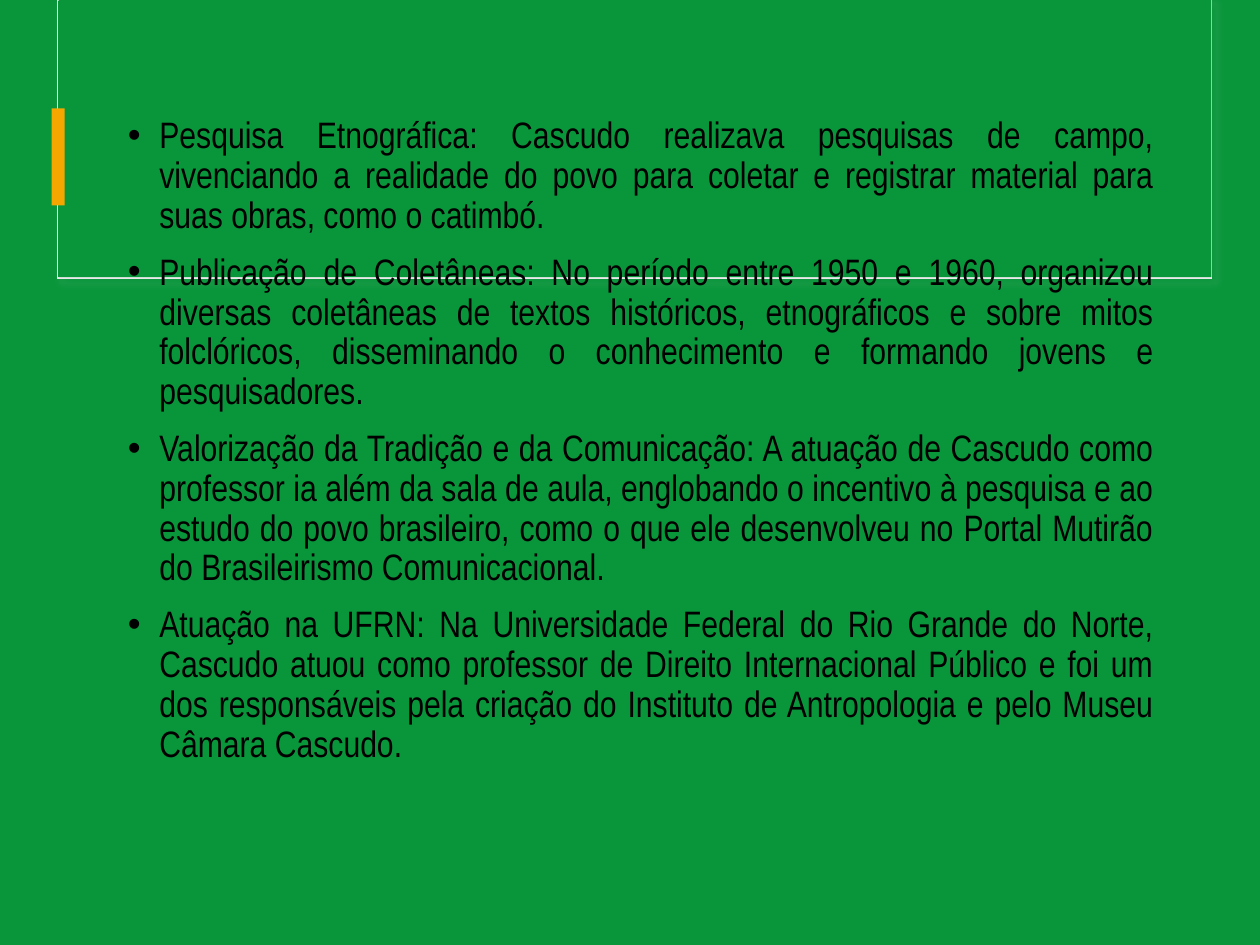
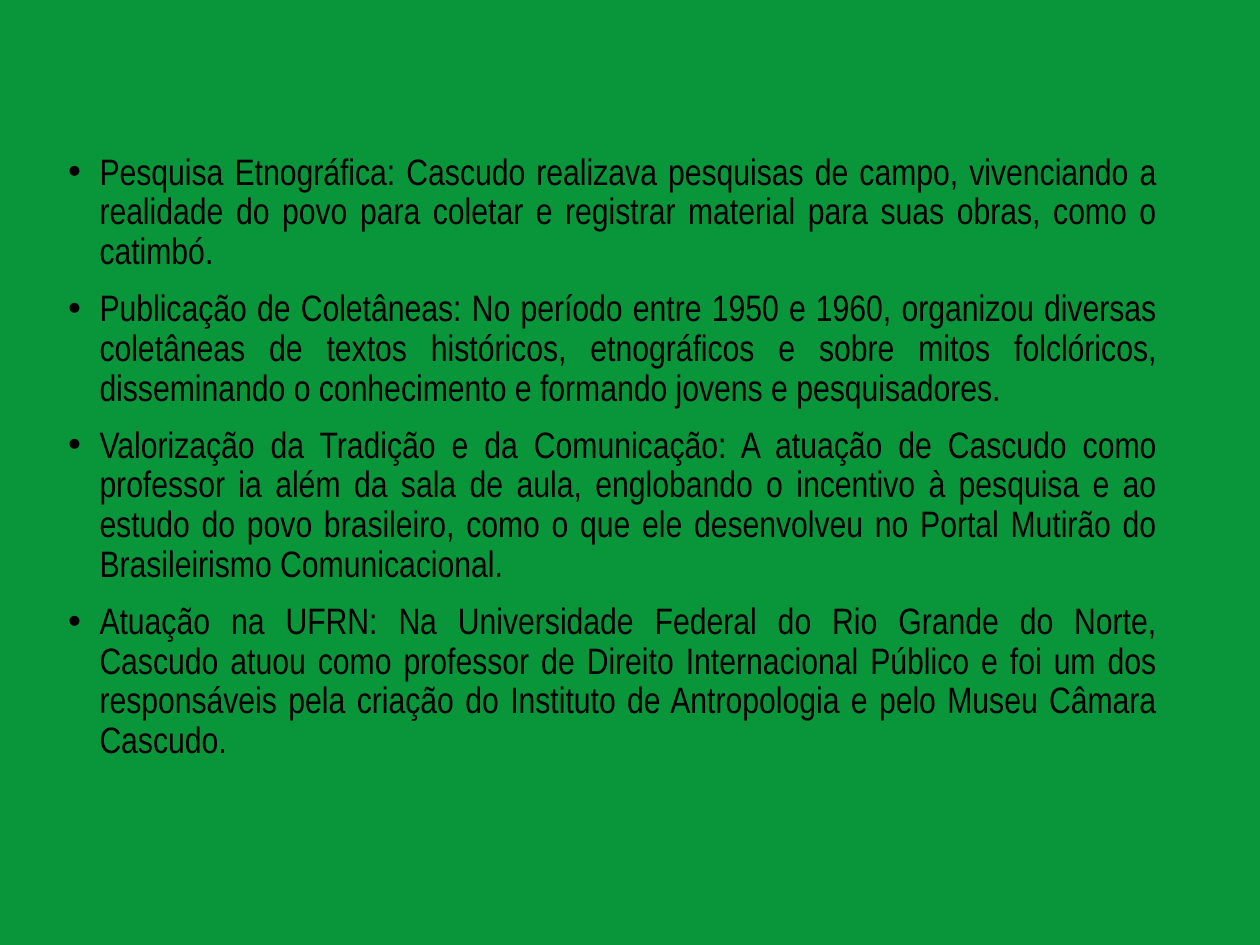
Before and after one commit to Rafael-Silva-Natal/IFRN_apresentacoes, a slide deck: slide 7 of Downloads/Seminario_Interativo_Cascudo.pptx. Drawn at 1260x945 pixels with LibreOffice and Linux fonts; fonts in the diff are those of the drawing. Boxes give left, top, right and bottom in pixels: in the first picture for what was removed or moved away, otherwise in the second. Text is boxed around its words. In the diff, an @@ line names an element or a change of style, - is before the commit and + after.

Commit message:
commit CascudoDownloads

```diff
--- a/Downloads/Seminario_Interativo_Cascudo.pptx
+++ b/Downloads/Seminario_Interativo_Cascudo.pptx
@@ rectangle removed at (x1=58, y1=0, x2=1212, y2=278) @@
@@ rectangle removed at (x1=59, y1=0, x2=1212, y2=277) @@
@@ rectangle removed at (x1=52, y1=108, x2=64, y2=205) @@
@@ text "Pesquisa Etnográfica: Cascudo realizava pesquisas ..." rewrapped from (x1=159, y1=121, x2=1153, y2=758) to (x1=100, y1=158, x2=1157, y2=754) @@
```
Also in this commit, not shown: 10 other slides changed, 1 slide added, 2 other files.
